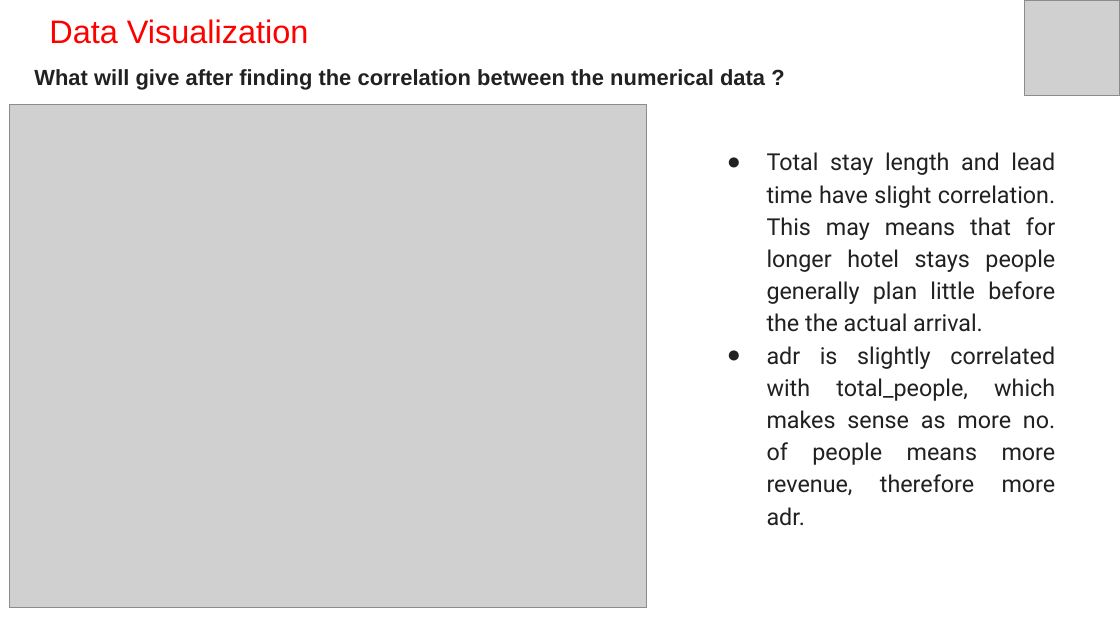
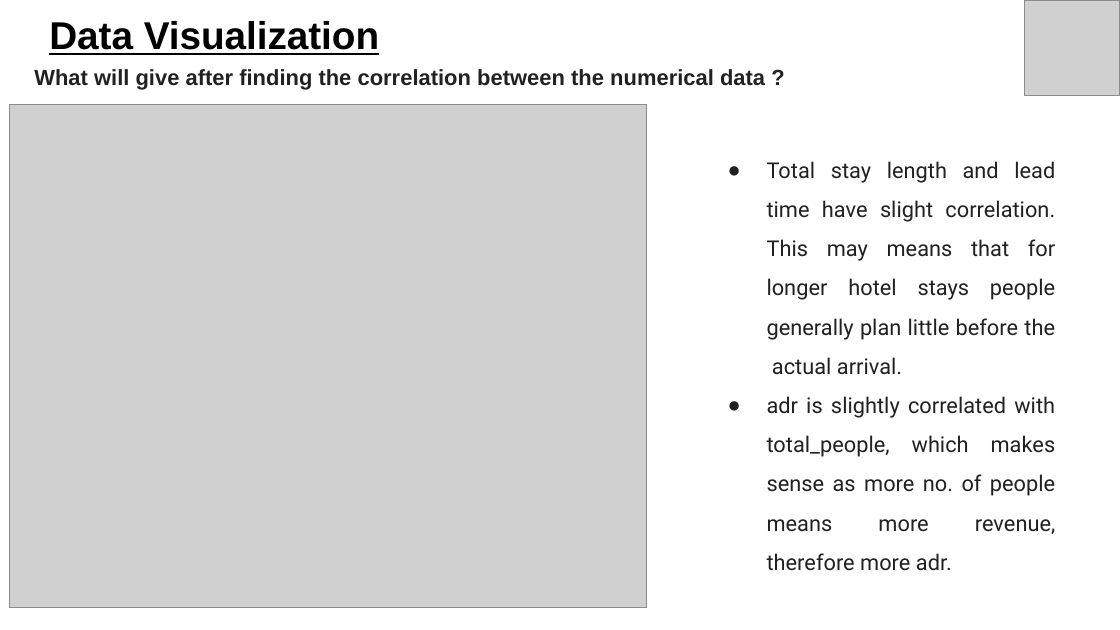
Before and after one commit to mayank021296/Hotel-Booking-Capstone-EDA-PRoject, a slide deck: slide 26 of Hotel Booking.pptx. Drawn at 1120x630 pixels with LibreOffice and Linux fonts; fonts in the diff are those of the drawing; grey boxes stand for pictures. Boxes give left, top, right and bottom in pixels: in the first picture for what was removed or moved away, otherwise in the second. Text is boxed around its words. In the diff, an @@ line names an element or a change of style, - is before the commit and + after.

```diff
--- a/Hotel Booking.pptx
+++ b/Hotel Booking.pptx
@@ title "Data Visualization" at <box>49,21,379,55</box>: size 20.9 to 24.9 pt, text colour #FF0000 to #000000, bold on, underline on @@
@@ text at <box>767,161,1055,375</box>: text changed; size 15 to 14 pt @@
-● Total stay length and lead time have slight correlation. This may means that for longer hotel stays people generally plan little before the the actual arrival.
+● Total stay length and lead time have slight correlation. This may means that for longer hotel stays people generally plan little before the actual arrival.
@@ text at <box>767,396,1056,571</box>: size 15 to 14 pt in "adr is slightly correlated with total_people, which ..."; line spacing 1.15 to 1.5 @@
```
Also in this commit, not shown: 26 other slides changed, 4 slides added, 3 slides removed.
